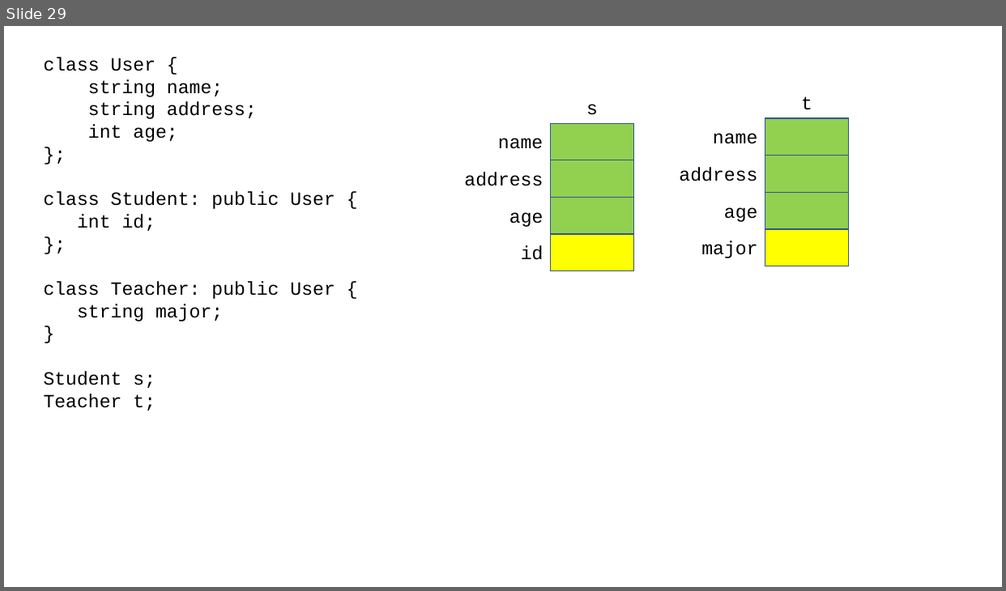
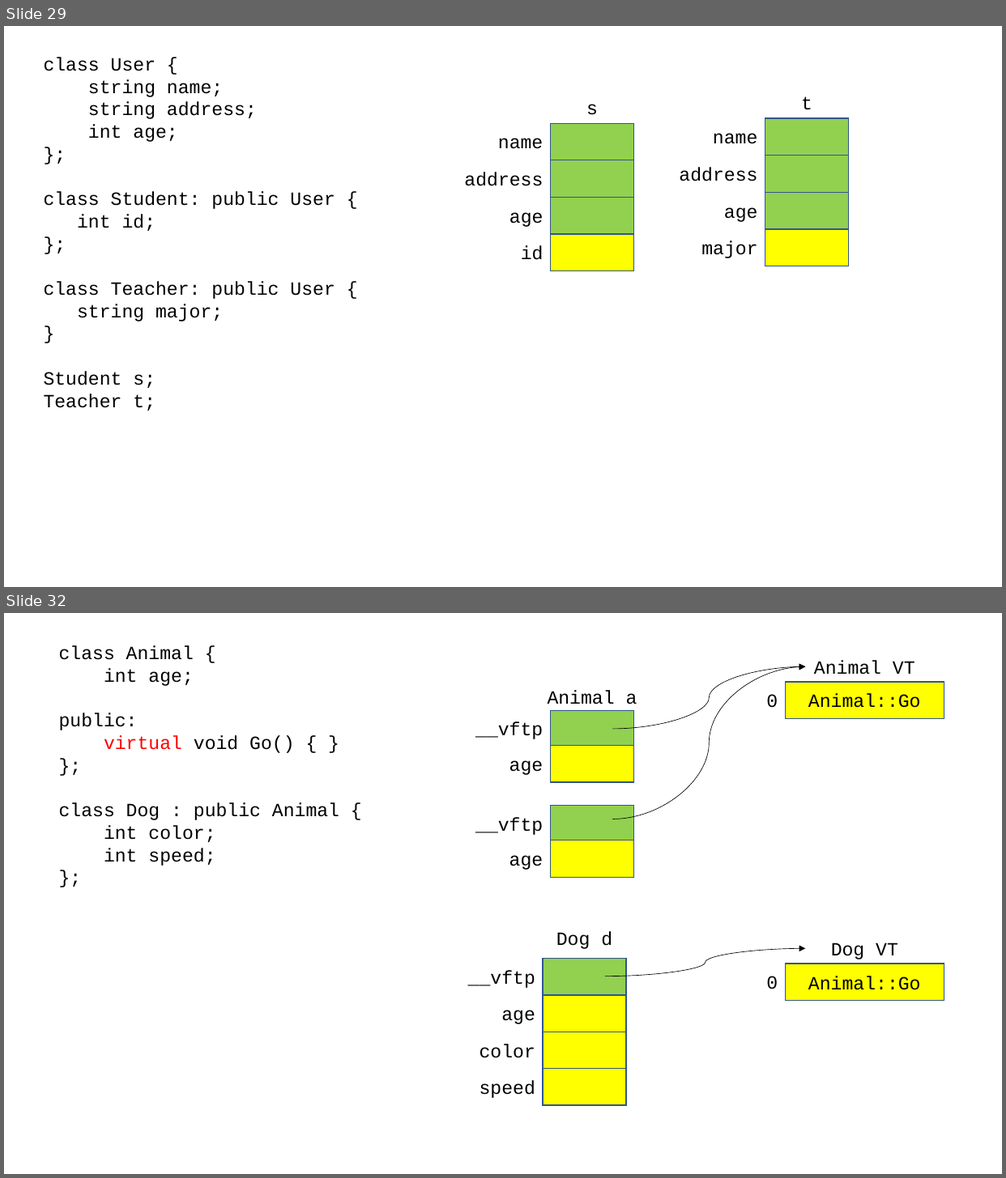
Before and after one commit to Mike7Chu/hyundai_230303, a slide deck: 230303.pptx. Shown one above the other, each under a label of ours: slide 29 before the commit, slides 29 and 32 after it; the slides between them are not shown. The pictures are 1006x591 and 1006x1178 pixels, drawn with LibreOffice and Linux fonts; fonts in the diff are those of the drawing. Boxes give left, top, right and bottom in pixels: in the first picture for what was removed or moved away, otherwise in the second. Text is boxed around its words. In the diff, an @@ line names an element or a change of style, - is before the commit and + after.

```diff
--- a/230303.pptx
+++ b/230303.pptx
@@ slide 32 added at box(4, 613, 1002, 1174), background #FFFFFF @@
@@ text added at box(59, 645, 339, 866), 18 pt, text #000000 @@
+class Animal {
+int age;
+public:
+virtual void Go() { }
+};
+class Dog : public Animal {
+int color;
+int speed;
+};
@@ text added at box(814, 660, 915, 675), 18 pt, text #000000 @@
+Animal VT
@@ curved arrow added from (612, 729) to (806, 667), #000000 0.5 pt @@
@@ curved arrow added from (612, 819) to (806, 667), #000000 0.5 pt @@
@@ rectangle added at box(786, 682, 944, 718), fill #FFFF00, outline #325491 1 pt, 18 pt, text #000000 @@
+Animal::Go
@@ text added at box(548, 690, 637, 705), 18 pt, text #000000 @@
+Animal a
@@ text added at box(766, 694, 778, 708), 18 pt, text #000000 @@
+0
@@ text added at box(475, 722, 543, 739), 18 pt, text #000000 @@
+__vftp
@@ rectangle added at box(551, 710, 633, 747), fill #92D050, outline #325491 1 pt @@
@@ rectangle added at box(551, 746, 633, 782), fill #FFFF00, outline #325491 1 pt @@
@@ text added at box(509, 760, 543, 775), 18 pt, text #000000 @@
+age
@@ rectangle added at box(551, 806, 633, 842), fill #92D050, outline #325491 1 pt @@
@@ text added at box(475, 817, 543, 835), 18 pt, text #000000 @@
+__vftp
@@ text added at box(509, 855, 543, 870), 18 pt, text #000000 @@
+age
@@ rectangle added at box(551, 841, 633, 877), fill #FFFF00, outline #325491 1 pt @@
@@ text added at box(556, 931, 612, 949), 18 pt, text #000000 @@
+Dog d
@@ curved arrow added from (605, 977) to (806, 948), #000000 0.5 pt @@
@@ text added at box(831, 943, 898, 960), 18 pt, text #000000 @@
+Dog VT
@@ text added at box(468, 970, 535, 988), 18 pt, text #000000 @@
+__vftp
@@ rectangle added at box(543, 959, 626, 995), fill #92D050, outline #325491 1 pt @@
@@ text added at box(766, 976, 778, 990), 18 pt, text #000000 @@
+0
@@ rectangle added at box(786, 964, 944, 1001), fill #FFFF00, outline #325491 1 pt, 18 pt, text #000000 @@
+Animal::Go
@@ rectangle added at box(543, 995, 626, 1033), fill #FFFF00, outline #325491 1 pt @@
@@ text added at box(501, 1010, 535, 1024), 18 pt, text #000000 @@
+age
@@ text added at box(479, 1044, 535, 1059), 18 pt, text #000000 @@
+color
@@ rectangle added at box(543, 1033, 626, 1069), fill #FFFF00, outline #325491 1 pt @@
@@ rectangle added at box(543, 1069, 626, 1105), fill #FFFF00, outline #325491 1 pt @@
@@ text added at box(479, 1080, 535, 1098), 18 pt, text #000000 @@
+speed
```
Also in this commit, not shown: 6 other slides added, 1 other file.
